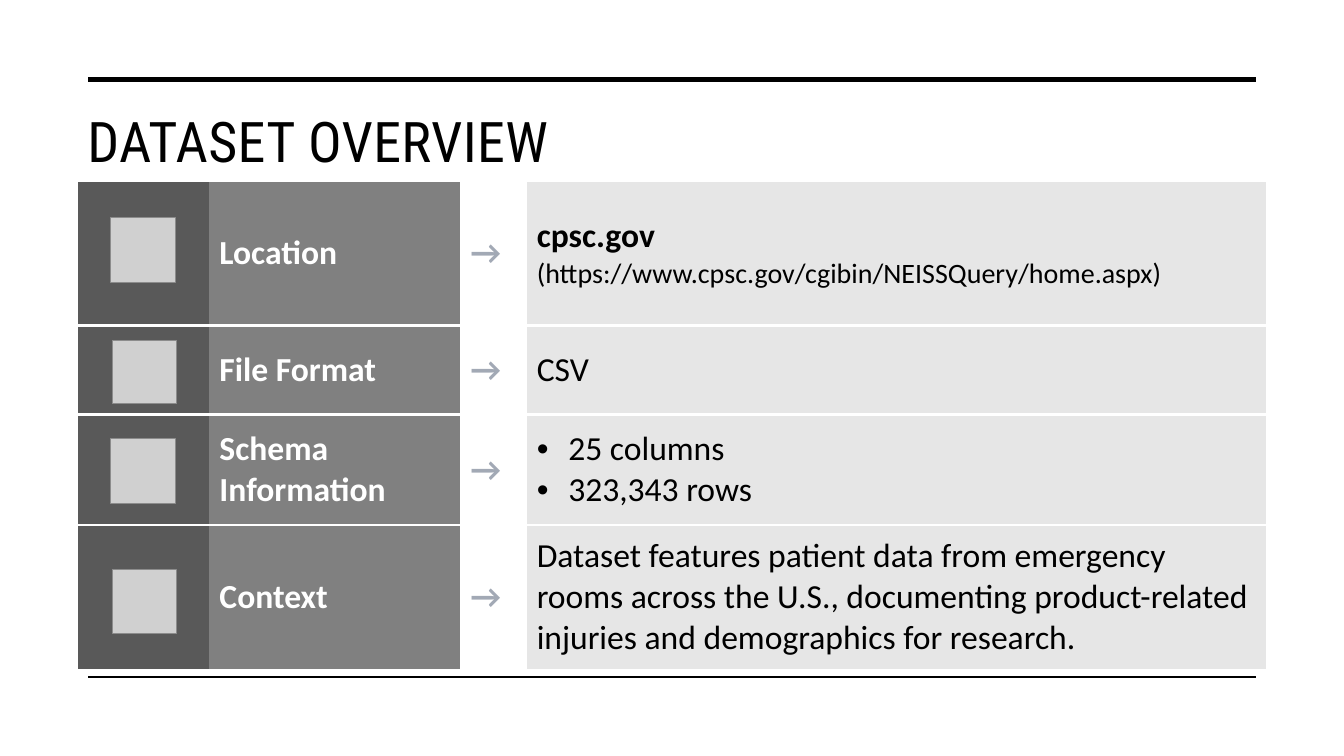
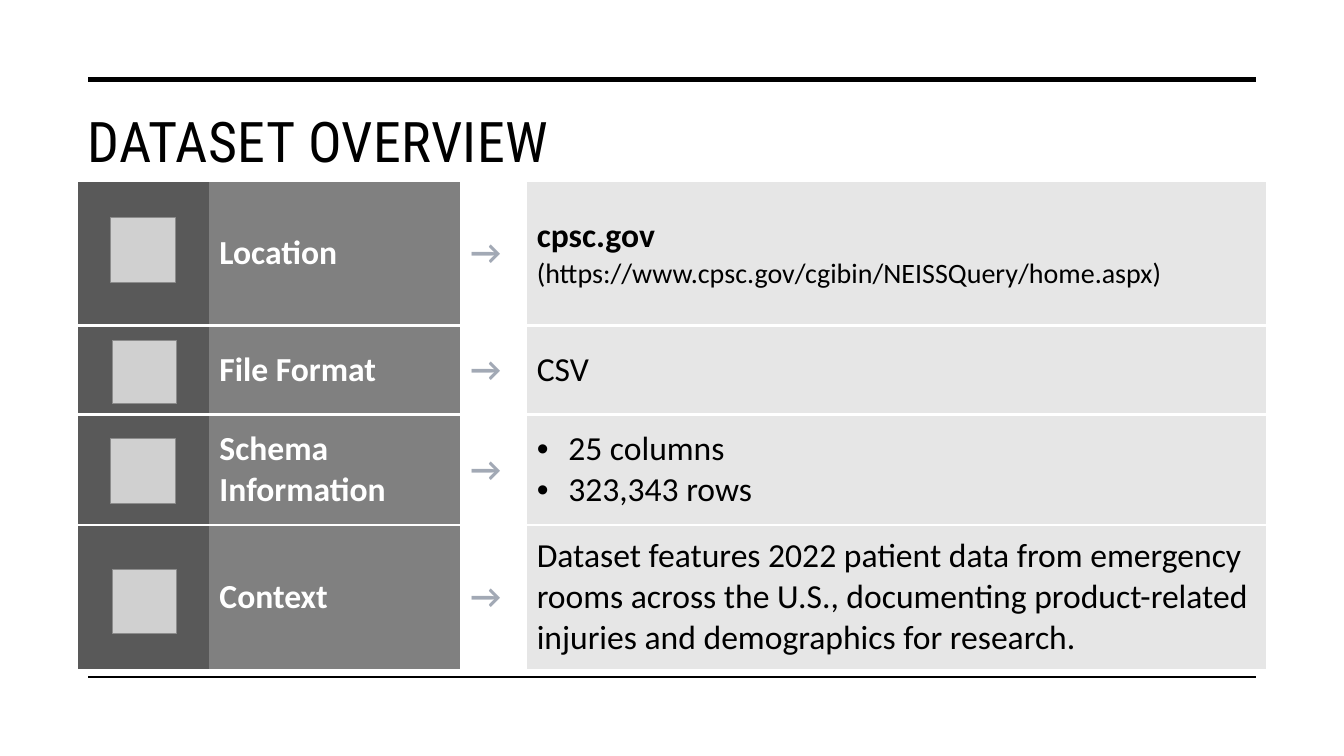
Before and after one commit to DATA-606-2023-FALL-TUESDAY/Whittington_Michael, a slide deck: slide 4 of docs/Final_Presentation - Predictive Analysis for Injury Diagnosis and Localization.pptx (slide 5 before the commit). Drawn at 1344x756 pixels with LibreOffice and Linux fonts; fonts in the diff are those of the drawing; grey boxes stand for pictures. Boxes give left, top, right and bottom in pixels: in the first picture for what was removed or moved away, otherwise in the second. Text is boxed around its words. In the diff, an @@ line names an element or a change of style, - is before the commit and + after.

```diff
--- a/docs/Final_Presentation - Predictive Analysis for Injury Diagnosis and Localization.pptx
+++ b/docs/Final_Presentation - Predictive Analysis for Injury Diagnosis and Localization.pptx
@@ table at [78,181,1268,669] @@
-row 4, column 4: Dataset features patient data from emergency rooms across the U.S., documenting product-related injuries and demographics for research.
+row 4, column 4: Dataset features 2022 patient data from emergency rooms across the U.S., documenting product-related injuries and demographics for research.
```
Also in this commit, not shown: 2 other slides changed, 7 slides added, 4 slides removed.
